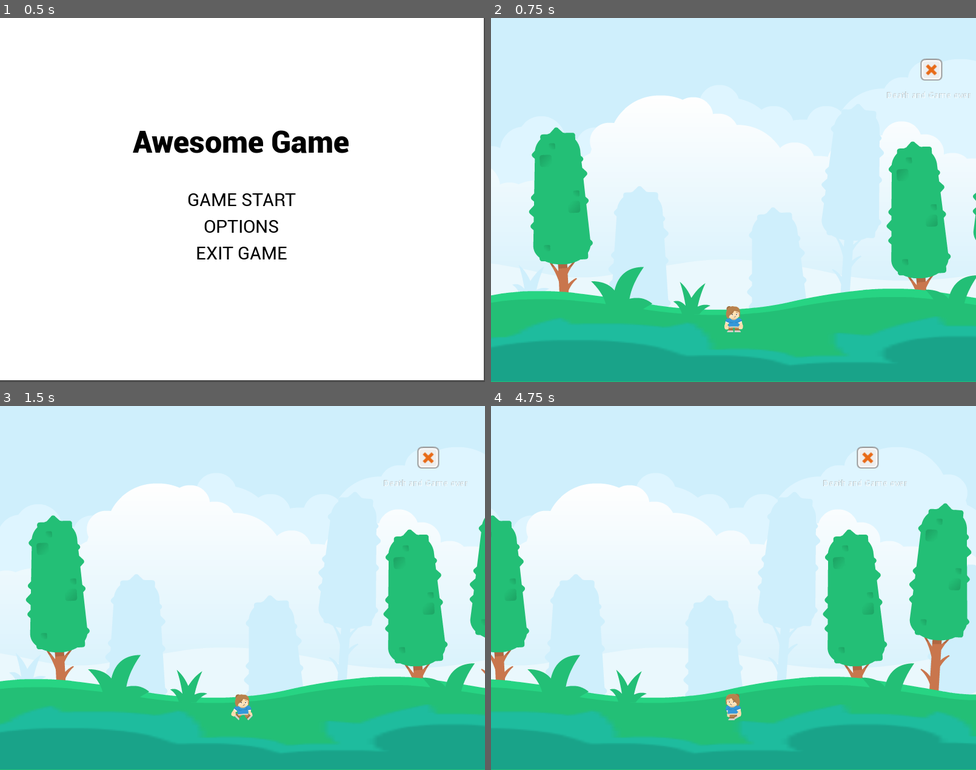
Above: before the commit, frames 1-4 (two rows, left to right).
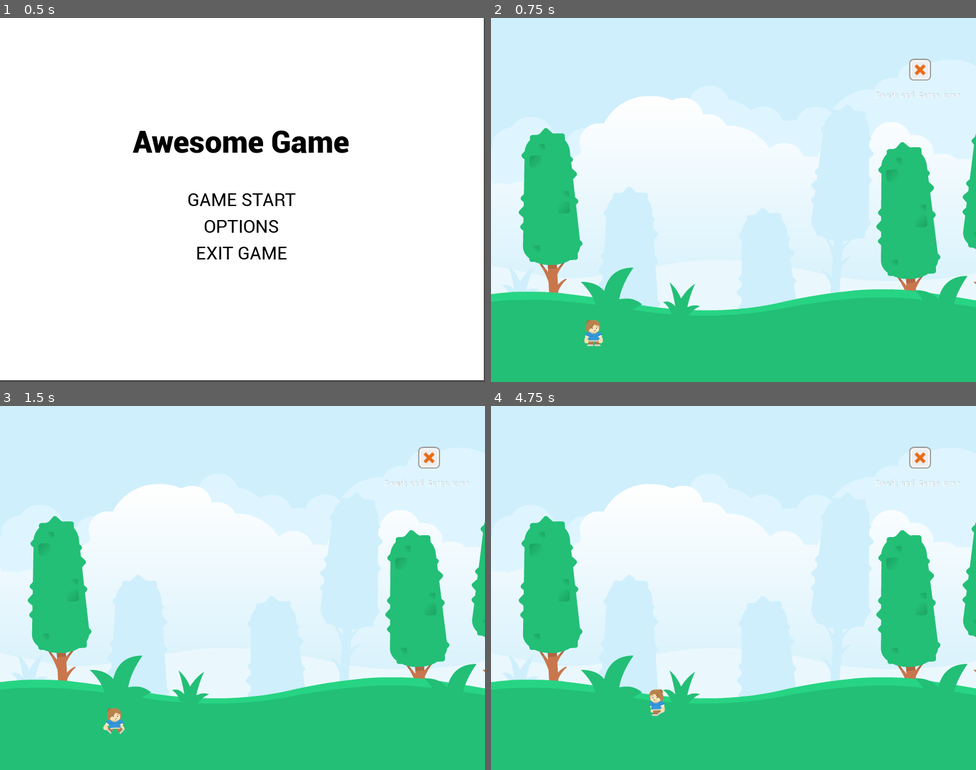
Above: after the commit, the same moments.

Repository: scottpetrovic/godot-starter-template
Game: Godot game, scene res://Scenes/MainMenu.tscn
Same seed, same stepped clock (60 frames per second), same inputs: the game is played once before the commit and once after it.
Inputs (mouse positions are in pixels of both pictures, inside the frame that each line leads up to):
- Up to frame 1 (0.5 s): no input
- Up to frame 2 (0.75 s): click "GAME START" at 0.5 s
- Up to frame 3 (1.5 s): tap Enter at 1.25 s; move the mouse to (349, 569) at 1.27 s; hold Right (ui_right) from 1.28 s (still down)
- Up to frame 4 (4.75 s): move the mouse to (636, 606) at 2.02 s; release Right (ui_right) at 2.03 s; hold Down (ui_down) 2.03-2.78 s; move the mouse to (782, 507) at 2.77 s; hold Right (ui_right) 2.78-3.53 s; move the mouse to (709, 660) at 3.52 s; hold Up (ui_up) 3.53-4.28 s; move the mouse to (879, 642) at 4.27 s; hold Left (ui_left) from 4.28 s (still down)

Frame 1 is identical in both runs. In frame 2, 22% of the frame differs, in the area x 0-100%, y 11-100%; in frame 3, 16%; in frame 4, 42%.

Commit message:
Remove parallax for now and improve camera bounds and movement

Diff:
--- a/Scenes/LevelOne.tscn
+++ b/Scenes/LevelOne.tscn
@@ -8,44 +8,42 @@
 [ext_resource path="res://Scripts/Conversation.gd" type="Script" id=6]
 [ext_resource path="res://Graphics/Character/Character-animations.tres" type="SpriteFrames" id=7]
 [ext_resource path="res://Graphics/Backgrounds/backgroundColorGrass.png" type="Texture" id=8]
-[ext_resource path="res://Graphics/Backgrounds/bushAlt1.png" type="Texture" id=9]
+[ext_resource path="res://Scripts/CameraFollow.gd" type="Script" id=9]
+
+[sub_resource type="RectangleShape2D" id=2]
+extents = Vector2( 21.7403, 20.8979 )
 
 [sub_resource type="RectangleShape2D" id=1]
 extents = Vector2( 14.452, 21.7673 )
 
-[sub_resource type="RectangleShape2D" id=2]
-extents = Vector2( 21.7403, 20.8979 )
-
 [node name="LevelOne" type="Node2D"]
 script = ExtResource( 5 )
 
-[node name="Background" type="ParallaxBackground" parent="."]
+[node name="Background" type="Node2D" parent="."]
+__meta__ = {
+"_edit_lock_": true
+}
 
-[node name="ParallaxLayer" type="ParallaxLayer" parent="Background"]
-position = Vector2( -2.66968, 0 )
-motion_mirroring = Vector2( 1024, 0 )
-
-[node name="Sprite" type="Sprite" parent="Background/ParallaxLayer"]
-position = Vector2( -0.458008, -177.916 )
+[node name="background" type="Sprite" parent="Background"]
+position = Vector2( -2.12769, -176.916 )
 texture = ExtResource( 8 )
 centered = false
 
-[node name="Player" type="KinematicBody2D" parent="."]
-position = Vector2( 381.376, 490.651 )
-script = ExtResource( 2 )
-__meta__ = {
-"_edit_group_": true
-}
+[node name="background3" type="Sprite" parent="Background"]
+position = Vector2( 2043.5, -177.916 )
+texture = ExtResource( 8 )
+centered = false
 
-[node name="CollisionShape2D" type="CollisionShape2D" parent="Player"]
-position = Vector2( 0.5, 5.5 )
-shape = SubResource( 1 )
+[node name="background4" type="Sprite" parent="Background"]
+position = Vector2( -1020.72, -177.916 )
+texture = ExtResource( 8 )
+centered = false
 
-[node name="AnimatedSprite" type="AnimatedSprite" parent="Player"]
-scale = Vector2( 0.5, 0.5 )
-frames = ExtResource( 7 )
-animation = "idle"
-playing = true
+[node name="background2" type="Sprite" parent="Background"]
+position = Vector2( 1020.75, -177.916 )
+texture = ExtResource( 8 )
+centered = false
+flip_h = true
 
 [node name="DamageItem" type="Area2D" parent="."]
 position = Vector2( 705.8, 85.2928 )
@@ -77,25 +75,14 @@
 "_edit_use_anchors_": false
 }
 
-[node name="Foreground" type="ParallaxBackground" parent="."]
-
-[node name="Foreground" type="ParallaxLayer" parent="Foreground"]
-motion_scale = Vector2( 1.5, 1 )
-motion_mirroring = Vector2( 1410, 0 )
-
-[node name="Sprite" type="Sprite" parent="Foreground/Foreground"]
-position = Vector2( 402.849, 518.69 )
-scale = Vector2( 10, 2.27804 )
-texture = ExtResource( 9 )
-offset = Vector2( 3.28415, 11.7806 )
-
 [node name="Camera2D" type="Camera2D" parent="."]
 rotation = -0.0175457
 z_index = 100
 z_as_relative = false
 anchor_mode = 0
 current = true
-smoothing_speed = 2.0
+smoothing_speed = 1.0
+script = ExtResource( 9 )
 
 [node name="UI" type="Node2D" parent="Camera2D"]
 rotation = 0.0175457
@@ -144,4 +131,23 @@
 
 [node name="Timer" type="Timer" parent="Camera2D/UI/Conversation"]
 
+[node name="Tween" type="Tween" parent="Camera2D"]
+
+[node name="Player" type="KinematicBody2D" parent="."]
+position = Vector2( 168.918, 513.44 )
+script = ExtResource( 2 )
+__meta__ = {
+"_edit_group_": true
+}
+
+[node name="CollisionShape2D" type="CollisionShape2D" parent="Player"]
+position = Vector2( 0.5, 5.5 )
+shape = SubResource( 1 )
+
+[node name="AnimatedSprite" type="AnimatedSprite" parent="Player"]
+scale = Vector2( 0.5, 0.5 )
+frames = ExtResource( 7 )
+animation = "idle"
+playing = true
+
 [connection signal="body_entered" from="DamageItem" to="Player" method="_on_DamageItem_body_entered"]
--- /dev/null
+++ b/Scripts/CameraFollow.gd
@@ -0,0 +1,25 @@
+extends Camera2D
+
+# onready delays initializing the variable until the
+# scene is loaded. A null error will happen if it is not there
+onready var playerNode = get_parent().get_node("Player");
+
+# start and end of the level
+var cameraMinX = 0.0 # this will be increased as we go right (forward)
+var cameraMaxX = 1500.0
+
+
+func _ready():
+	# camera cannot go any more left than when it starts the leve
+	cameraMinX = playerNode.position.x - (get_viewport().size.x/2)
+
+func _process(delta):
+	# if player is greater than 80% of the way to the end of the viwport...
+	# we need to start moving the camera forward
+	# a value of 0 means we are right at 80%. -10 means we are 10 pixels to the left
+	var viewportMovePosition = self.position.x + (get_viewport().size.x*0.80)
+	var distanceToMoveCamera = playerNode.position.x - viewportMovePosition
+
+	# move the camera if we are at the right side of the viewport and need to scroll
+	if (distanceToMoveCamera >= 0):
+		position.x = position.x +  distanceToMoveCamera
--- a/Scripts/CameraMovement.gd
+++ /dev/null
@@ -1,16 +0,0 @@
-extends Camera2D
-
-
-# Declare member variables here. Examples:
-# var a = 2
-# var b = "text"
-
-
-# Called when the node enters the scene tree for the first time.
-func _ready():
-	pass # Replace with function body.
-
-
-# Called every frame. 'delta' is the elapsed time since the previous frame.
-#func _process(delta):
-#	pass
--- a/Scripts/LevelOne.gd
+++ b/Scripts/LevelOne.gd
@@ -7,11 +7,6 @@
 	'THERE IS MORE TO LIFE THAN DEATH',
 	'JUST RELAX AND HANG OUT FOR A BIT']
 
-func haveCameraFollowPlayer():
-	$Camera2D.position.x = $Player.position.x - (get_viewport().size.x/2)
-
-
-
 func _ready():
 	$Camera2D/UI/Conversation.connect("messageEnded", self, "_messageEnded")
 
@@ -20,9 +15,6 @@
 	return $Camera2D/UI/Conversation.visible == false != onLastMessage
 
 func _process(delta):
-
-	haveCameraFollowPlayer()
-
 	if(_canShowMessage()):
 		var closeDistance = 200 # pixels where object is close
 		var dist = distanceBetweenObjects($Player, $DamageItem)
--- a/Scripts/Player.gd
+++ b/Scripts/Player.gd
@@ -5,7 +5,7 @@
 var current_health = 1 # 1 hit and you are dead
 var move_speed = 100
 
- # adds up our directions to see which way to move
+# adds up our directions to see which way to move
 var velocity := Vector2()
 
 # Called when the node enters the scene tree for the first time.
@@ -32,13 +32,38 @@
 	if Input.is_action_pressed("ui_right"):
 		velocity.x += 1
 	if Input.is_action_pressed("ui_left"):
-		velocity.x -= 1
+		if(blockLeftInput() == false):
+			velocity.x -= 1
 	if Input.is_action_pressed("ui_down"):
-		velocity.y += 1
+		if(blockDownInput() == false):
+			velocity.y += 1
 	if Input.is_action_pressed("ui_up"):
-		velocity.y -= 1
+		if(blockUpInput() == false):
+			velocity.y -= 1
 	velocity = velocity.normalized() * move_speed
 	calculate_animation_state()
+
+func blockLeftInput():
+	# we don't want to move left we hit the left side of the camera area
+	# camera position will start out at 0
+	var cameraPosition = get_parent().get_node("Camera2D").position.x
+	var distanceFromLeftCameraSideToPlayer = position.x - cameraPosition
+
+	var distanceToBlock = 50 # distance from camera to start blocking
+	if(distanceToBlock > distanceFromLeftCameraSideToPlayer): return true
+	else: return false
+
+func blockDownInput():
+	# this is a horizontal scroller, so camera is not moving up/down
+	# this makes sure our character can only move down as far as the camera is
+	#print(position.y)
+	if(position.y > 540): return true
+	return false
+
+func blockUpInput():
+	print(position.y)
+	if(position.y < 485): return true
+	return false
 
 func _physics_process(delta: float):
 	get_input()
